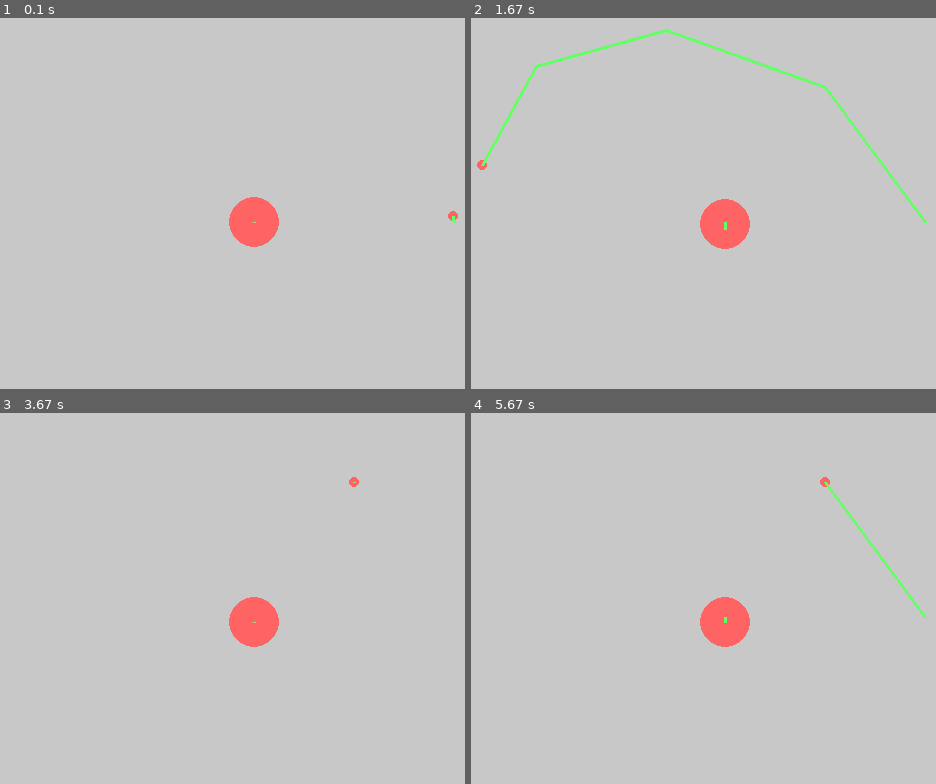
Above: before the commit, frames 1-4 (two rows, left to right).
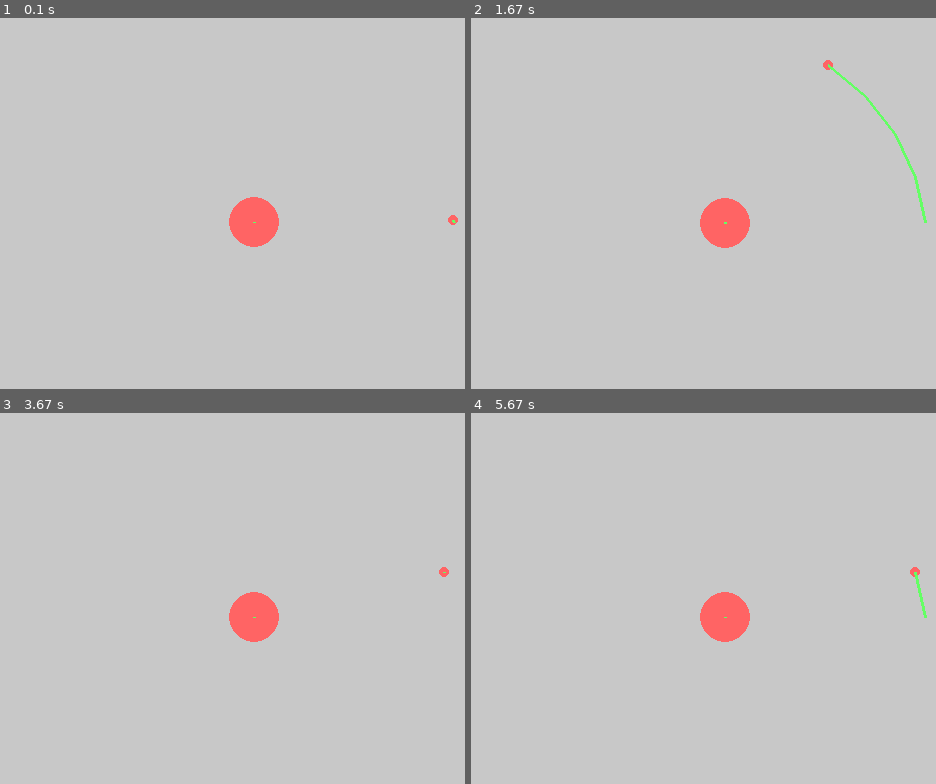
Above: after the commit, the same moments.

Repository: zolars1966/3-Body-problem
Game: pygame game, started from Sputnik.py
The game is run twice, just before and just after one commit, with the same random seed, the same clock (stepped at 60 frames per second) and the same inputs.
Inputs:
- Up to frame 1 (0.1 s): no input
- Up to frame 2 (1.67 s): type "1 (at the terminal prompt)" at 0.33 s; hold D 0.33-0.8 s; hold S 1.33-1.63 s
- Up to frame 3 (3.67 s): type "1 (at the terminal prompt)" at 1.67 s; hold D 1.67-2.3 s; tap C at 1.82, 3.38 s; hold S 2.33-2.7 s; type "1 (at the terminal prompt)" at 2.73 s; hold D 2.73-3.2 s; type "1 (at the terminal prompt)" at 3.23 s; hold D from 3.23 s (still down)
- Up to frame 4 (5.67 s): release D at 3.7 s; hold S 3.73-4.03 s; type "1 (at the terminal prompt)" at 4.07 s; hold D 4.07-4.7 s; hold S 4.73-5.1 s; tap C at 4.88 s; type "1 (at the terminal prompt)" at 5.13 s; hold D 5.13-5.6 s; type "1 (at the terminal prompt)" at 5.63 s; hold D from 5.63 s (still down)

The runs differ from the first frame. In frame 1, less than 0.1% of the frame differs, in the area x 96-99%, y 52-56%; in frame 2, 1.3%, in the area x 1-99%, y 2-63%; in frame 3, 0.4%; in frame 4, 0.7%.

Commit message:
Update Sputnik.py

Diff:
--- a/Sputnik.py
+++ b/Sputnik.py
@@ -47,7 +47,7 @@
 
 
 def length_S(vec1, vec2):
-    return math.sqrt((vec1[0] - vec2[0])*(vec1[0] - vec2[0]) + (vec1[1] - vec2[1])*(vec1[1] - vec2[1]))
+    return (vec1[0] - vec2[0])*(vec1[0] - vec2[0]) + (vec1[1] - vec2[1])*(vec1[1] - vec2[1])
 
 
 def update_state(obj1, obj2):
@@ -77,8 +77,8 @@
     clock = pg.time.Clock()
 
     # creating the game logic / environment sample
-    planet = Object(mass=5, vel=[0., -0.25], pos=[0, 0])
-    sputnik = Object(mass=1, vel=[0, 6.75], pos=[10, 0])
+    planet = Object(mass=5, vel=[0., -0.025], pos=[0, 0])
+    sputnik = Object(mass=1, vel=[0, 2.25], pos=[10, 0])
 
     upd_ticks = pg.time.get_ticks()
     speedup = False
@@ -107,8 +107,8 @@
                     if event.key == pg.K_d:
                         DELTA_TIME = float(input("Write new time period: "))
 
-                    planet = Object(mass=5, vel=[0., -0.25], pos=[0, 0])
-                    sputnik = Object(mass=1, vel=[0, 6.75], pos=[10, 0])
+                    planet = Object(mass=5, vel=[0., -0.025], pos=[0, 0])
+                    sputnik = Object(mass=1, vel=[0, 2.25], pos=[10, 0])
 
                     trajectory_s = [transform_coords(sputnik.pos), transform_coords(sputnik.pos)]
                     trajectory_p = [transform_coords(planet.pos), transform_coords(planet.pos)]
